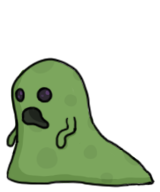
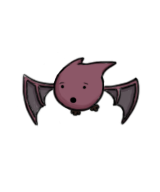
Before/after of a 160×192 layered artwork. What changed in the layer stack:
added group "Redbat" with 6 layers above "Bat" over (x1=15, y1=56, x2=141, y2=140)
added layer "Bat-Outline2" (1st of 2, in "Redbat") in group "Redbat" over (x1=17, y1=56, x2=141, y2=134)
added layer "Bat-Highlights2" (1st of 2, in "Redbat") in group "Redbat" over (x1=25, y1=58, x2=141, y2=118)
added layer "Bat2" (1st of 2, in "Redbat") in group "Redbat" over (x1=22, y1=58, x2=139, y2=125)
hid group "Slime" (6 layers) over (x1=6, y1=56, x2=155, y2=188)
